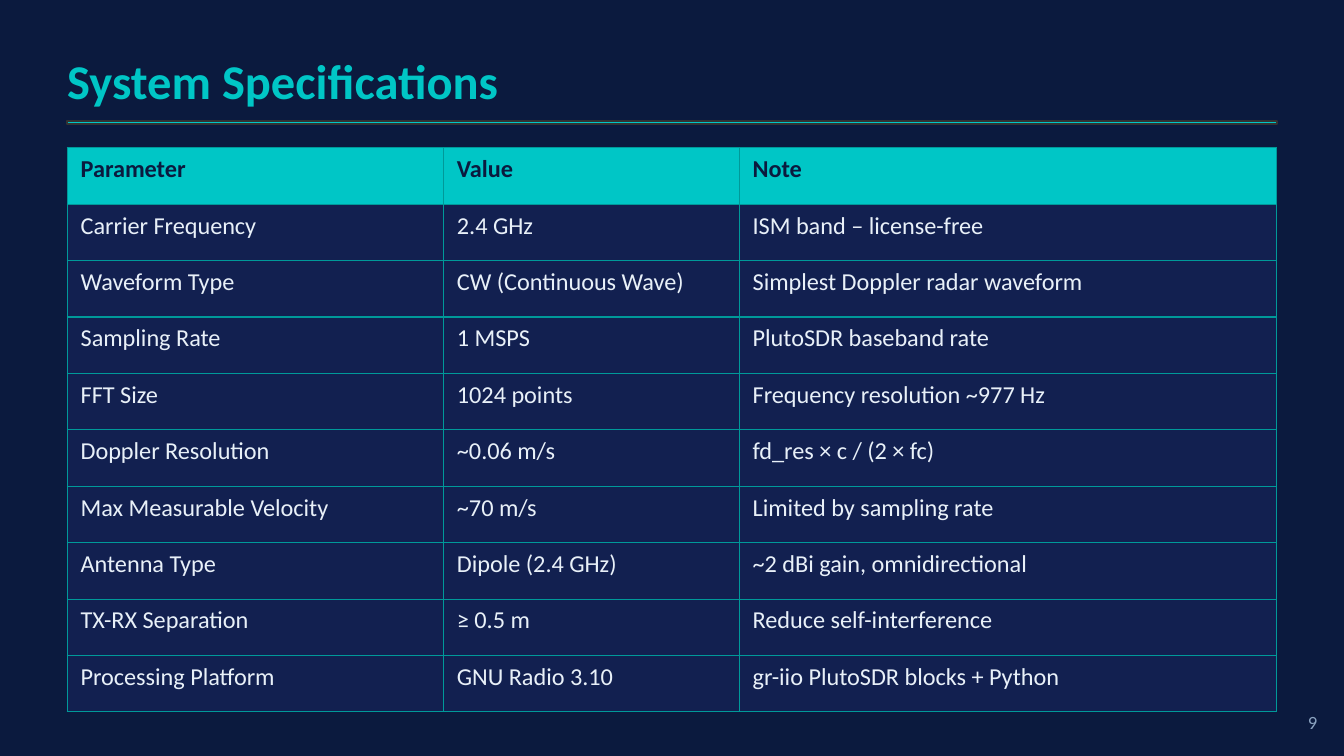
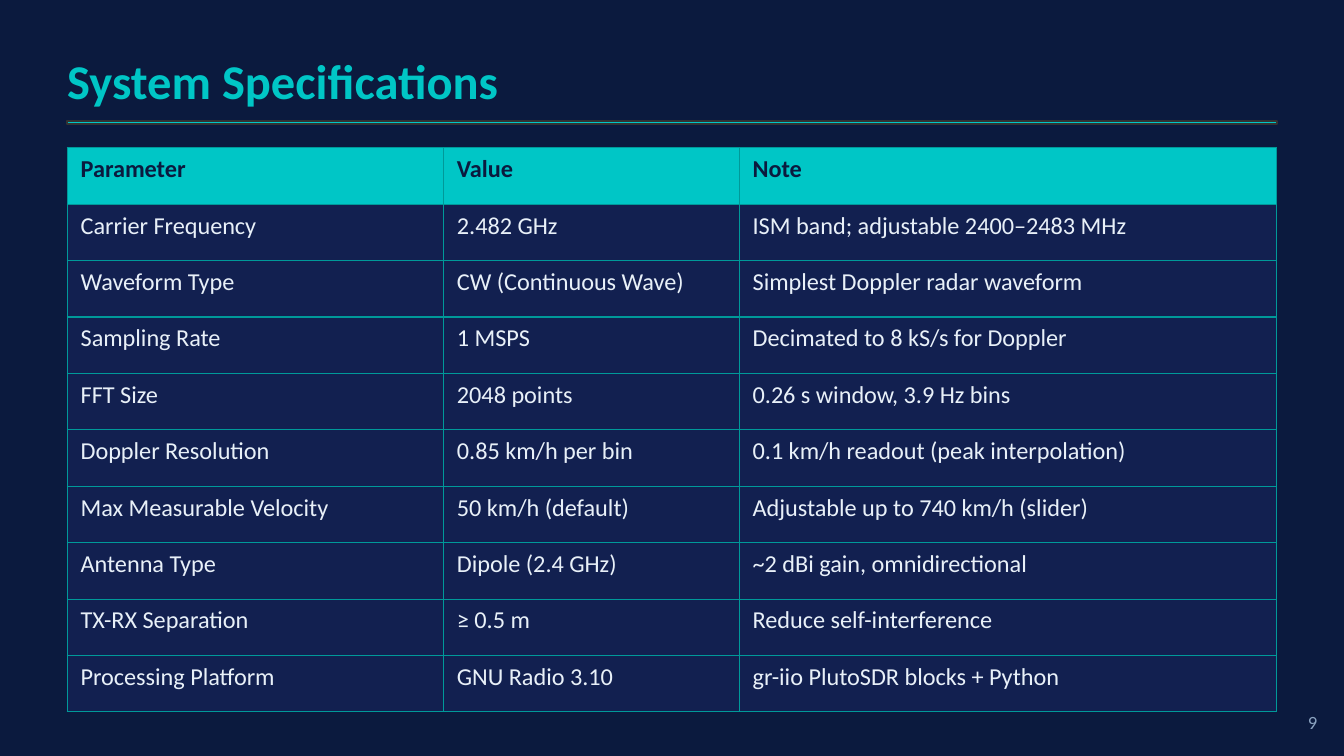
Before and after one commit to dani1560/SDR_Doppler_Radar_Pluto, a slide deck: slide 10 of docs/SDR_Doppler_Radar_CDRB.pptx khan.pptx. Drawn at 1344x756 pixels with LibreOffice and Linux fonts; fonts in the diff are those of the drawing. Boxes give left, top, right and bottom in pixels: in the first picture for what was removed or moved away, otherwise in the second. Text is boxed around its words. In the diff, an @@ line names an element or a change of style, - is before the commit and + after.

```diff
--- a/docs/SDR_Doppler_Radar_CDRB.pptx khan.pptx
+++ b/docs/SDR_Doppler_Radar_CDRB.pptx khan.pptx
@@ table at (67,148,1277,712) @@
-row 2, column 2: 2.4 GHz
+row 2, column 2: 2.482 GHz
-row 2, column 3: ISM band – license-free
+row 2, column 3: ISM band; adjustable 2400–2483 MHz
-row 4, column 3: PlutoSDR baseband rate
+row 4, column 3: Decimated to 8 kS/s for Doppler
-row 5, column 2: 1024 points
+row 5, column 2: 2048 points
-row 5, column 3: Frequency resolution ~977 Hz
+row 5, column 3: 0.26 s window, 3.9 Hz bins
-row 6, column 2: ~0.06 m/s
+row 6, column 2: 0.85 km/h per bin
-row 6, column 3: fd_res × c / (2 × fc)
+row 6, column 3: 0.1 km/h readout (peak interpolation)
-row 7, column 2: ~70 m/s
+row 7, column 2: 50 km/h (default)
-row 7, column 3: Limited by sampling rate
+row 7, column 3: Adjustable up to 740 km/h (slider)
```
Also in this commit, not shown: 8 other slides changed, 2 slides added, 6 other files.
